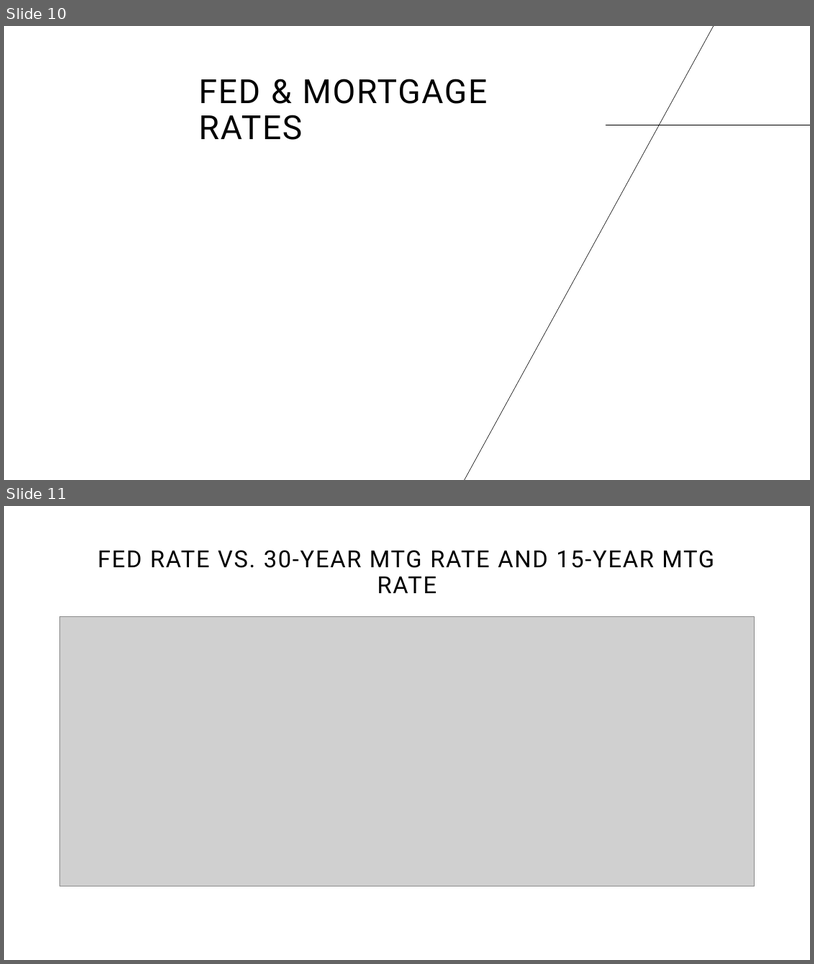
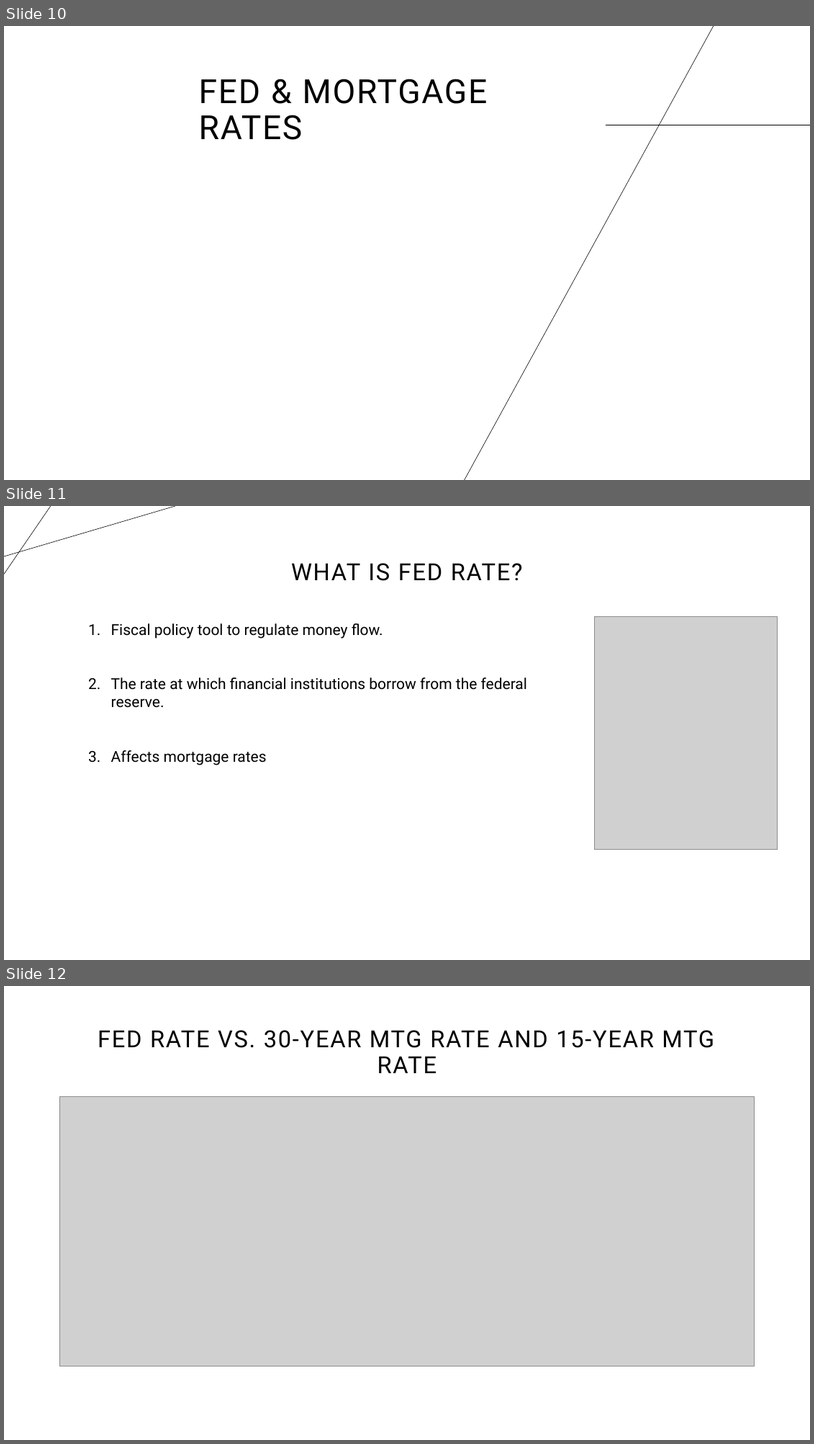
Before and after one commit to zarbin/UTA_Project-1, a slide deck: Presentation/slide_deck.pptx. Shown one above the other, each under a label of ours: slides 10 and 11 before the commit, slides 10, 11 and 12 after it. The pictures are 814x964 and 814x1444 pixels, drawn with LibreOffice and Linux fonts; fonts in the diff are those of the drawing; grey boxes stand for pictures. Boxes give left, top, right and bottom in pixels: in the first picture for what was removed or moved away, otherwise in the second. Text is boxed around its words. In the diff, an @@ line names an element or a change of style, - is before the commit and + after.

Commit message:
update deck

```diff
--- a/Presentation/slide_deck.pptx
+++ b/Presentation/slide_deck.pptx
@@ slide 11 added at (4, 506, 810, 960), background #FFFFFF @@
@@ line added from (4, 556) to (175, 506), #000000 0.5 pt @@
@@ line added from (51, 506) to (4, 574), #000000 0.5 pt @@
@@ title added at (291, 563, 523, 581), 28 pt, text #000000 @@
+WHAT IS FED RATE?
@@ text added at (111, 623, 527, 765), 18 pt, text #000000 @@
+1. Fiscal policy tool to regulate money flow.
+2. The rate at which financial institutions borrow from the federal reserve.
+3. Affects mortgage rates
@@ picture added at (594, 617, 778, 849) @@
@@ what was slide 11 is now slide 12 @@
```
